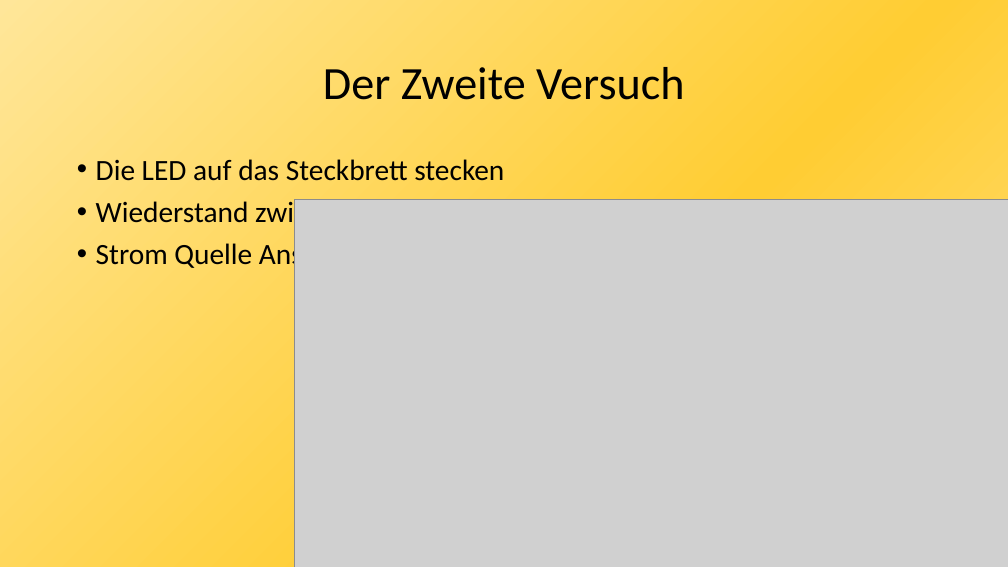
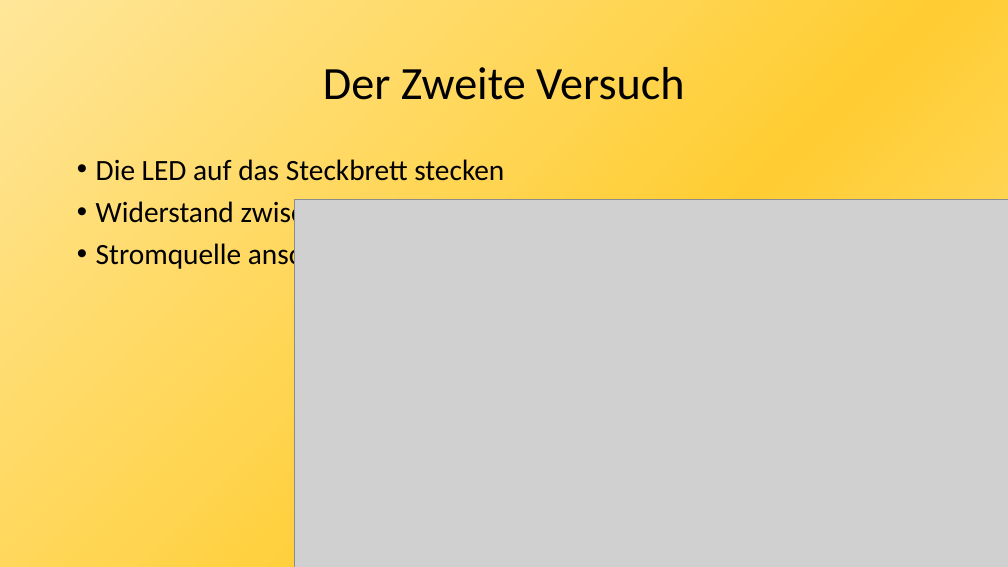
Before and after one commit to JonasHeilig/Arduino-GFS, a slide deck: slide 13 of Arduino-PP.pptx. Drawn at 1008x567 pixels with LibreOffice and Linux fonts; fonts in the diff are those of the drawing; grey boxes stand for pictures. Boxes give left, top, right and bottom in pixels: in the first picture for what was removed or moved away, otherwise in the second. Text is boxed around its words. In the diff, an @@ line names an element or a change of style, - is before the commit and + after.

```diff
--- a/Arduino-PP.pptx
+++ b/Arduino-PP.pptx
@@ text at (96,197,680,272): text changed @@
-• Wiederstand zwischen Anode und Positive Stromquelle
-• Strom Quelle Anschließen
+• Widerstand zwischen Anode und Pluspol Batterie
+• Stromquelle anschließen
```
Also in this commit, not shown: 4 other slides changed.
